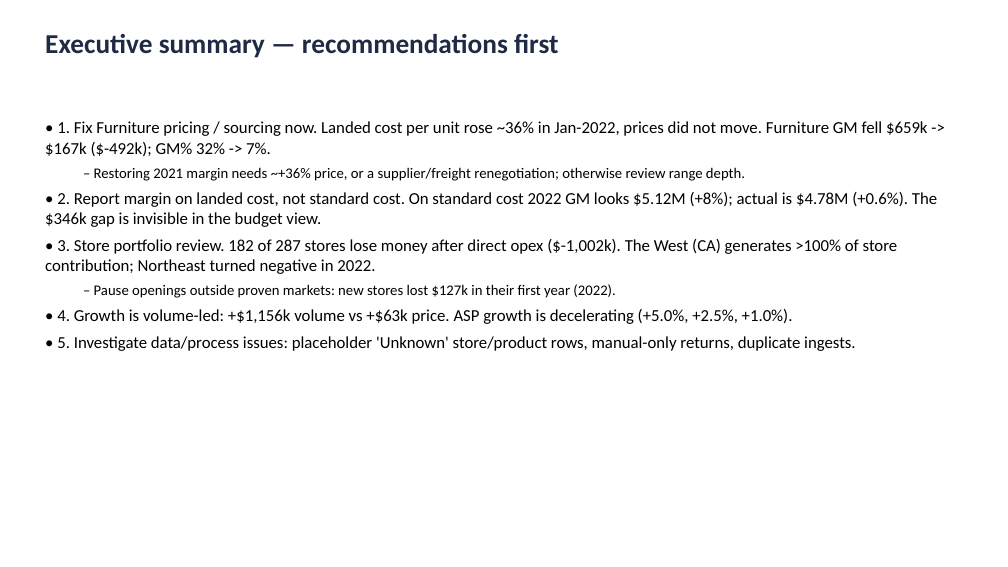
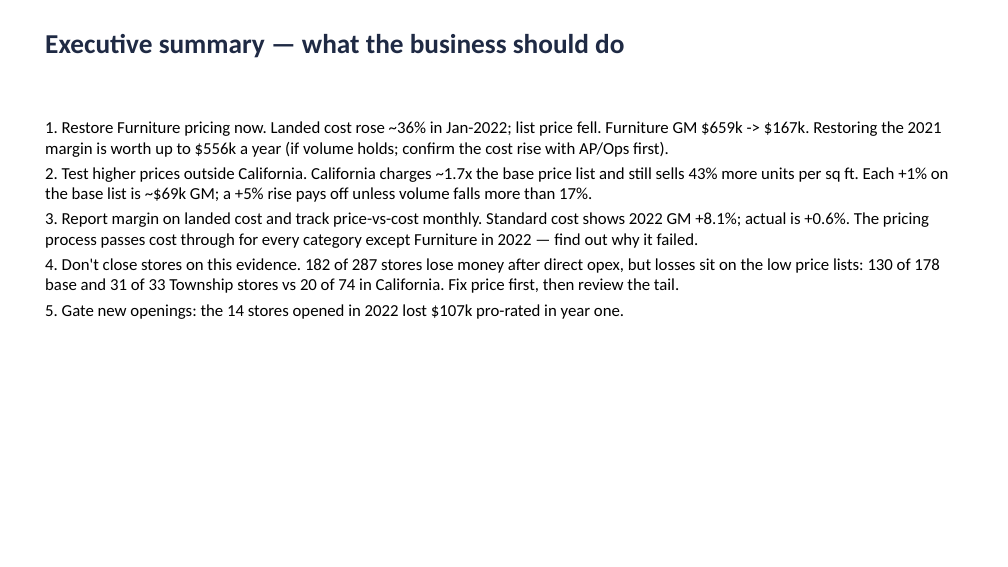
Before and after one commit to GaetyCodes/dbt-test-assignment, a slide deck: slide 2 of deliverables/ceo_sales_review.pptx. Drawn at 1008x567 pixels with LibreOffice and Linux fonts; fonts in the diff are those of the drawing. Boxes give left, top, right and bottom in pixels: in the first picture for what was removed or moved away, otherwise in the second. Text is boxed around its words. In the diff, an @@ line names an element or a change of style, - is before the commit and + after.

```diff
--- a/deliverables/ceo_sales_review.pptx
+++ b/deliverables/ceo_sales_review.pptx
@@ text at [45,34,624,58]: text changed @@
-Executive summary — recommendations first
+Executive summary — what the business should do
@@ text at [45,121,949,319]: text changed @@
-• 1. Fix Furniture pricing / sourcing now. Landed cost per unit rose ~36% in Jan-2022, prices did not move. Furniture GM fell $659k -> $167k ($-492k); GM% 32% -> 7%.
-  – Restoring 2021 margin needs ~+36% price, or a supplier/freight renegotiation; otherwise review range depth.
-• 2. Report margin on landed cost, not standard cost. On standard cost 2022 GM looks $5.12M (+8%); actual is $4.78M (+0.6%). The $346k gap is invisible in the budget view.
-• 3. Store portfolio review. 182 of 287 stores lose money after direct opex ($-1,002k). The West (CA) generates >100% of store contribution; Northeast turned negative in 2022.
-  – Pause openings outside proven markets: new stores lost $127k in their first year (2022).
-• 4. Growth is volume-led: +$1,156k volume vs +$63k price. ASP growth is decelerating (+5.0%, +2.5%, +1.0%).
-• 5. Investigate data/process issues: placeholder 'Unknown' store/product rows, manual-only returns, duplicate ingests.
+1. Restore Furniture pricing now. Landed cost rose ~36% in Jan-2022; list price fell. Furniture GM $659k -> $167k. Restoring the 2021 margin is worth up to $556k a year (if volume holds; confirm the cost rise with AP/Ops first).
+2. Test higher prices outside California. California charges ~1.7x the base price list and still sells 43% more units per sq ft. Each +1% on the base list is ~$69k GM; a +5% rise pays off unless volume falls more than 17%.
+3. Report margin on landed cost and track price-vs-cost monthly. Standard cost shows 2022 GM +8.1%; actual is +0.6%. The pricing process passes cost through for every category except Furniture in 2022 — find out why it failed.
+4. Don't close stores on this evidence. 182 of 287 stores lose money after direct opex, but losses sit on the low price lists: 130 of 178 base and 31 of 33 Township stores vs 20 of 74 in California. Fix price first, then review the tail.
+5. Gate new openings: the 14 stores opened in 2022 lost $107k pro-rated in year one.
```
Also in this commit, not shown: 7 other slides changed, 4 slides added, 4 slides removed, 2 other files.
